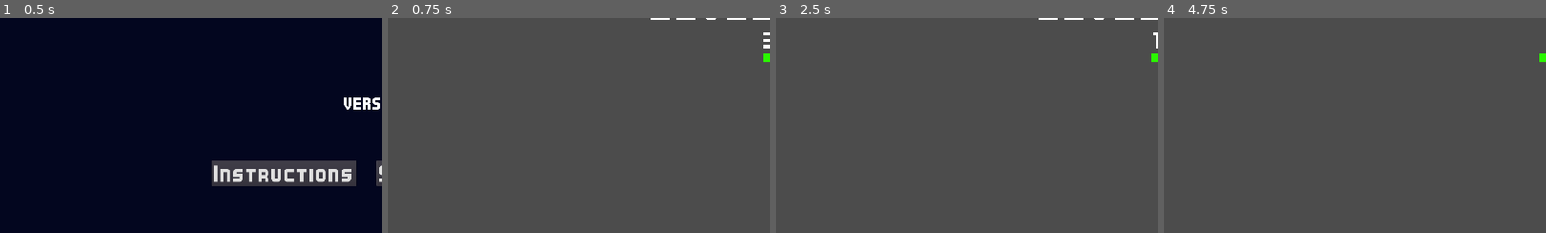
Above: before the commit, frames 1-4 (left to right).
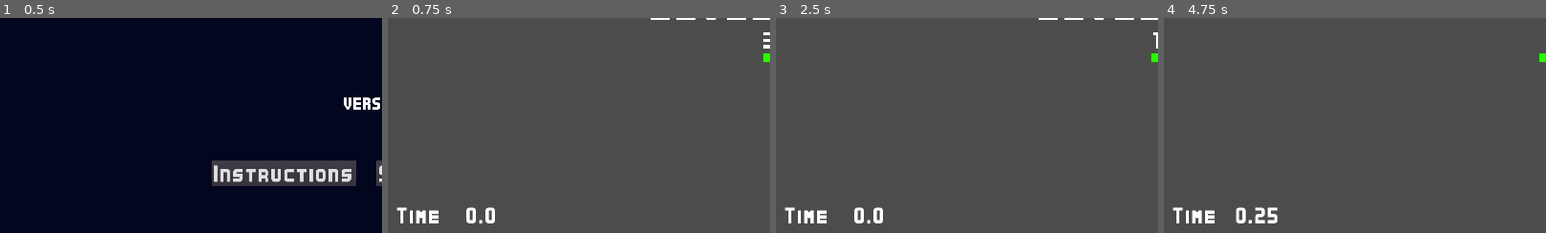
Above: after the commit, the same moments.

Repository: anthonyfinch/ld50
Game: Godot game, scene res://Main.tscn
The game is run twice, just before and just after one commit, with the same random seed, the same clock (stepped at 60 frames per second) and the same inputs.
Inputs:
- Up to frame 1 (0.5 s): no input
- Up to frame 2 (0.75 s): click "Play" at 0.5 s
- Up to frame 3 (2.5 s): tap Enter at 1.25 s; hold D (right) 1.28-2.03 s; tap Space at 2 s; hold S (brake) from 2.03 s (still down)
- Up to frame 4 (4.75 s): tap Enter at 2.75, 4.25 s; release S (brake) at 2.78 s; hold D (right) 2.78-3.53 s; tap Space at 3.5 s; hold W (accelerate) 3.53-4.28 s; hold A (left) from 4.28 s (still down)
The pictures show only the part of the screen within x 0-50%, y 50-100%; the shares and areas given below are measured in that part.

Frame 1 is identical in both runs. In frame 2, 0.8% of the frame differs, in the area x 2-28%, y 88-96%; in frame 3, 0.8%; in frame 4, 0.9%, in the area x 2-30%, y 88-96%.

Commit message:
adds race time to ui

Diff:
--- a/Levels/Race.gd
+++ b/Levels/Race.gd
@@ -6,8 +6,8 @@
 onready var _pause_screen = $UIOverlay/PauseScreen
 onready var _start_screen = $UIOverlay/StartScreen
 onready var _countdown_label = $UIOverlay/StartScreen/Box/CountDown
+onready var _race_time_label = $UIOverlay/RaceTime
 
-var _paused = false
 var _started = false
 var _finished = false
 var _race_time = 0.0
@@ -33,9 +33,9 @@
 			_start_screen.visible = false
 			_started = true
 
-	elif not _finished and not _paused:
+	elif not _finished and not game_state.paused:
 		_race_time += delta
-
+		_race_time_label.text = "%3.2f" % _race_time
 
 
 func _update_ui():
--- a/Race.tscn
+++ b/Race.tscn
@@ -144,3 +144,21 @@
 margin_right = 600.0
 margin_bottom = 168.0
 text = "3"
+
+[node name="Label" parent="UIOverlay" instance=ExtResource( 10 )]
+anchor_top = 1.0
+anchor_bottom = 1.0
+margin_left = 0.0
+margin_top = -74.0
+margin_right = 158.0
+margin_bottom = 0.0
+text = "Time:"
+
+[node name="RaceTime" parent="UIOverlay" instance=ExtResource( 10 )]
+anchor_top = 1.0
+anchor_bottom = 1.0
+margin_left = 158.0
+margin_top = -74.0
+margin_right = 316.0
+margin_bottom = 0.0
+text = "0.0"
--- a/UI/LabelSmall.tscn
+++ b/UI/LabelSmall.tscn
@@ -5,8 +5,8 @@
 [node name="Label" type="Label"]
 margin_left = 832.0
 margin_top = 335.0
-margin_right = 1088.0
-margin_bottom = 441.0
+margin_right = 960.0
+margin_bottom = 393.0
 custom_fonts/font = ExtResource( 1 )
 text = "GAME"
 align = 1
